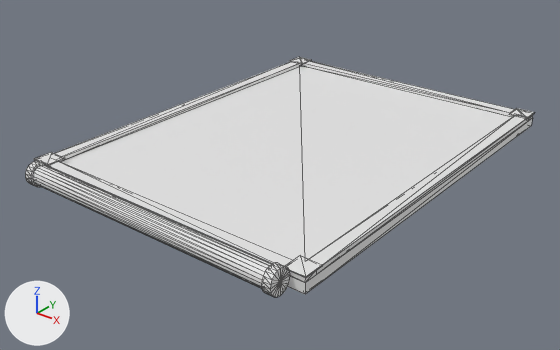
What one commit did to the OBJ model assets/atlas.obj.
The view is the same before and after, from a 50 mm camera at (13.44, -17.87, 9.89) aimed at (-0.23, -0.78, -0.7). Every picture has the same lights, and +X, +Y and +Z are marked at lower left. The first picture is the older version. Mesh edges are drawn as thin lines. Where no turn or scale is listed for an object, it has been applied to the vertices. Vertices at exactly the same position are counted once.

Objects in the first picture: 'atlas'.
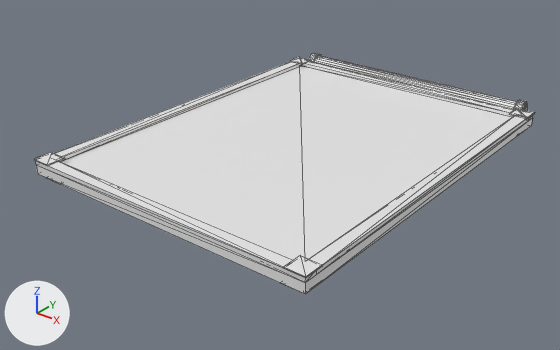
Location of each change, (x1, y1, x2, y2) in pixels of the pictures (560 x 350 px; the box of a moved part takes in the faces that stretch with it):
'atlas', reshaped
    before: (25, 57, 535, 297)
    after: (34, 53, 535, 294)
part 1 of me_atlas, moved or reshaped
    before: (25, 161, 289, 297)
    after: (309, 53, 528, 110)

What the commit changed:
me_atlas is used by ob_atlas; location (0.0, 0.0, 0.0).
me_atlas had 216 vertices, 396 faces and spanned x -4.93..4.93, y -6.98..6.33, z -0.14..0.66.
me_atlas now has 216 vertices, 396 faces and spans x -4.93..4.93, y -6.33..6.98, z -0.14..0.66.
me_atlas part 1: the loose piece of 124 vertices spanning x -4.45..4.45, y -6.98..-6.26, z -0.06..0.66 is moved by (0.0, 13.24, 0.0).
